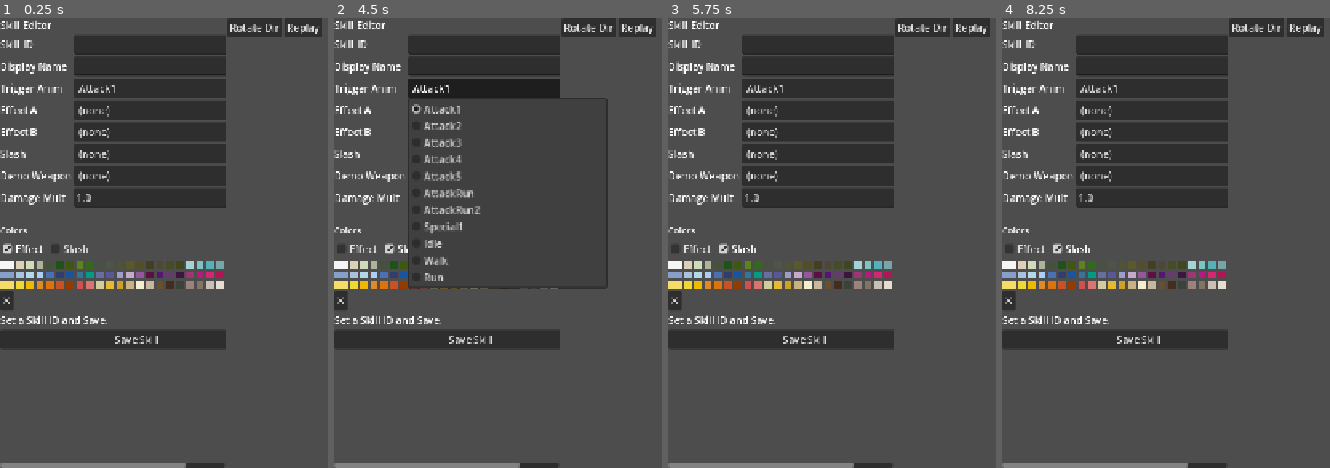
Above: before the commit, frames 1-4 (left to right).
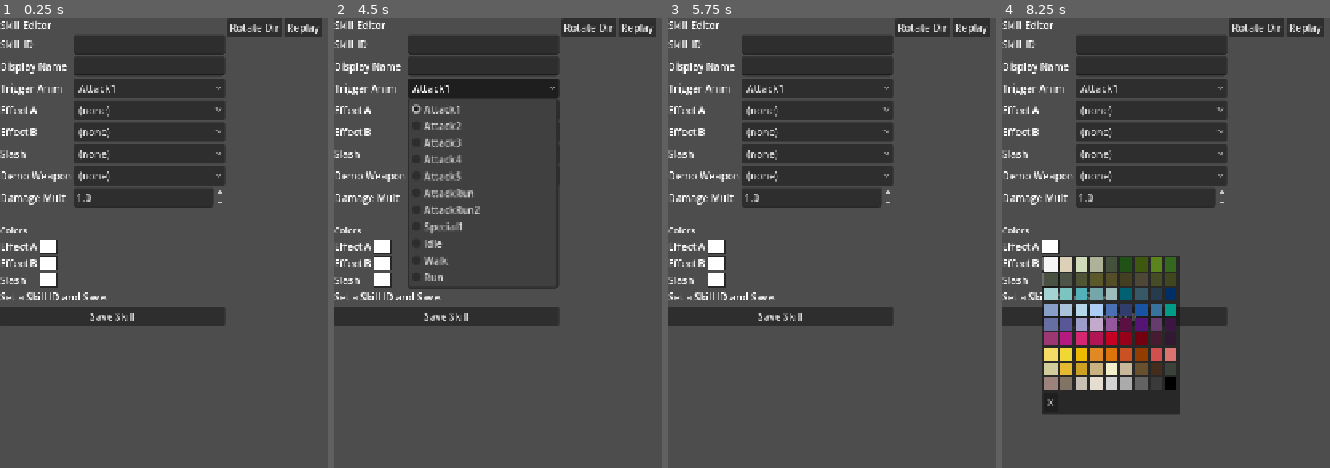
Above: after the commit, the same moments.

Repository: lenzerevans1995-coder/IsoArpg
Game: Godot game, scene res://dev_scenes/skill_editor.tscn
Same seed, same stepped clock (60 frames per second), same inputs: the game is played once before the commit and once after it. This scene is started directly instead of the project's main scene.
Inputs (mouse positions are in pixels of both pictures, inside the frame that each line leads up to):
- Up to frame 1 (0.25 s): no input
- Up to frame 2 (4.5 s): click (356, 247) at 0.5 s, where only the run before the commit has a clickable "Effect"; click (402, 247) at 1.25 s, where only the run before the commit has a clickable "Slash"; click (635, 27) at 2 s, where only the run after the commit has a clickable "Replay"; click (635, 27) at 2.75 s, where only the run after the commit has a clickable "Replay"; click (635, 27) at 3.5 s, where only the run after the commit has a clickable "Replay"; click "Attack1" at 4.25 s
- Up to frame 3 (5.75 s): click "(none)" at 5 s
- Up to frame 4 (8.25 s): click "(none)" at 5.75 s; click "(none)" at 6.5 s; click "(none)" at 7.25 s; click (1051, 247) at 8.02 s

The runs differ from the first frame. In frame 1, 9.7% of the frame differs, in the area x 0-69%, y 7-100%; in frame 2, 8.6%; in frame 3, 9.7%; in frame 4, 18%.

Commit message:
Skill editor: per-effect color popups + split effect_color into A/B
skill_def.gd: 'effect_color' field replaced by 'effect_a_color' and
'effect_b_color'. Two overlays in one skill can now read distinctly
(e.g. Magic1 in blue + Effect3 in white).

dev_scenes/skill_editor.gd: dropped the radio-toggle + monolithic
swatch grid. Replaced with three small color buttons (Effect A /
Effect B / Slash). Each button:
- Shows the current color as its fill via StyleBoxFlat
- On click, opens a PopupPanel with the 81-swatch palette + reset
  cell. Picking a swatch writes through a setter callable, recolors
  the button, and refreshes the preview. Popup auto-frees.

_load_fields_from_def now repaints all three color buttons so an
opened saved SkillDef shows its colors correctly.

Diff:
--- a/dev_scenes/skill_editor.gd
+++ b/dev_scenes/skill_editor.gd
@@ -56,7 +56,9 @@
 
 # Color state.
 var _palette: Array = []
-var _editing_color: String = "effect_color"  # which color the swatch click writes to
+# Per-effect color buttons — index 0 effect_a, 1 effect_b, 2 slash.
+# Each button's StyleBox bg_color reflects the current color.
+var _color_btns: Array = []
 
 func _ready() -> void:
 	_def = SkillDefScript.new()
@@ -134,15 +136,23 @@
 		_refresh_preview())
 	_f_dmg     = _add_spin_row(grid, "Damage Mult", 0.1, 10.0, 0.1, func(v): _def.damage_mult = float(v))
 
-	# Color editor — radio for which color to set, plus 81-swatch grid.
+	# Per-effect color pickers. Each row: a label + a swatch button. The
+	# button's fill color is the currently-assigned color for that
+	# effect; clicking opens a popup with the 81-swatch palette.
 	_add_label(left, "\nColors", 14)
-	var color_target := HBoxContainer.new(); left.add_child(color_target)
-	var radio_a := CheckBox.new(); radio_a.text = "Effect"; radio_a.button_pressed = true
-	var radio_b := CheckBox.new(); radio_b.text = "Slash"
-	radio_a.toggled.connect(func(v): if v: _editing_color = "effect_color"; radio_b.button_pressed = false)
-	radio_b.toggled.connect(func(v): if v: _editing_color = "slash_color"; radio_a.button_pressed = false)
-	color_target.add_child(radio_a); color_target.add_child(radio_b)
-	left.add_child(_build_swatch_grid())
+	var color_grid := GridContainer.new(); color_grid.columns = 2
+	left.add_child(color_grid)
+	_color_btns = [
+		_add_color_row(color_grid, "Effect A",
+			func(): return _def.effect_a_color,
+			func(c): _def.effect_a_color = c),
+		_add_color_row(color_grid, "Effect B",
+			func(): return _def.effect_b_color,
+			func(c): _def.effect_b_color = c),
+		_add_color_row(color_grid, "Slash",
+			func(): return _def.slash_color,
+			func(c): _def.slash_color = c),
+	]
 
 	# Sticky save bar at the bottom of the form.
 	_info_label = Label.new()
@@ -225,37 +235,66 @@
 	grid.add_child(sb)
 	return sb
 
-func _build_swatch_grid() -> Control:
-	var grid := GridContainer.new(); grid.columns = 27
-	grid.size_flags_horizontal = Control.SIZE_EXPAND_FILL
+# One label + one swatch button bound to a getter/setter pair on the
+# SkillDef. Clicking the button pops up the 81-swatch palette; picking
+# a swatch calls the setter, refreshes the preview, and recolors the
+# button so you can see at a glance which effect has which color.
+func _add_color_row(grid: GridContainer, label: String, getter: Callable, setter: Callable) -> Button:
+	var l := Label.new(); l.text = label; grid.add_child(l)
+	var btn := Button.new()
+	btn.custom_minimum_size = Vector2(28, 22)
+	btn.text = ""
+	_paint_color_button(btn, getter.call())
+	btn.pressed.connect(func(): _open_palette_popup(btn, getter, setter))
+	grid.add_child(btn)
+	return btn
+
+func _paint_color_button(btn: Button, color: Color) -> void:
+	var sb := StyleBoxFlat.new()
+	sb.bg_color = color
+	sb.border_width_left = 1
+	sb.border_width_right = 1
+	sb.border_width_top = 1
+	sb.border_width_bottom = 1
+	sb.border_color = Color(0, 0, 0, 0.5)
+	btn.add_theme_stylebox_override("normal", sb)
+	btn.add_theme_stylebox_override("hover", sb)
+	btn.add_theme_stylebox_override("pressed", sb)
+
+func _open_palette_popup(anchor_btn: Button, getter: Callable, setter: Callable) -> void:
+	var popup := PopupPanel.new()
+	add_child(popup)
+	var grid := GridContainer.new(); grid.columns = 9
+	popup.add_child(grid)
 	for hex in _palette:
-		var b := Button.new()
-		b.custom_minimum_size = Vector2(12, 12)
-		b.flat = false
+		var sw := Button.new()
+		sw.custom_minimum_size = Vector2(20, 20)
+		var col := Color(String(hex))
 		var sb := StyleBoxFlat.new()
-		sb.bg_color = Color(String(hex))
-		b.add_theme_stylebox_override("normal", sb)
-		b.add_theme_stylebox_override("hover", sb)
-		b.add_theme_stylebox_override("pressed", sb)
-		var col := Color(String(hex))
-		b.tooltip_text = String(hex)
-		b.pressed.connect(func(): _apply_color(col))
-		grid.add_child(b)
-	# White-reset cell.
+		sb.bg_color = col
+		sw.add_theme_stylebox_override("normal", sb)
+		sw.add_theme_stylebox_override("hover", sb)
+		sw.add_theme_stylebox_override("pressed", sb)
+		sw.tooltip_text = String(hex)
+		sw.pressed.connect(func():
+			setter.call(col)
+			_paint_color_button(anchor_btn, col)
+			_refresh_preview()
+			popup.queue_free())
+		grid.add_child(sw)
+	# Reset cell — clears to white.
 	var reset := Button.new()
 	reset.text = "✕"
-	reset.tooltip_text = "Reset to white"
-	reset.pressed.connect(func(): _apply_color(Color.WHITE))
+	reset.tooltip_text = "Reset (white)"
+	reset.pressed.connect(func():
+		setter.call(Color.WHITE)
+		_paint_color_button(anchor_btn, Color.WHITE)
+		_refresh_preview()
+		popup.queue_free())
 	grid.add_child(reset)
-	return grid
-
-func _apply_color(c: Color) -> void:
-	if _def == null: return
-	if _editing_color == "slash_color":
-		_def.slash_color = c
-	else:
-		_def.effect_color = c
-	_refresh_preview()
+	# Show next to the anchor button.
+	var origin: Vector2 = anchor_btn.global_position + Vector2(0, anchor_btn.size.y + 4)
+	popup.popup(Rect2i(int(origin.x), int(origin.y), 0, 0))
 
 # --- preview ------------------------------------------------------
 
@@ -277,10 +316,10 @@
 	if _def == null: return
 	if String(_def.effect_a_folder) != "":
 		_preview_char.call("equip", "vfx", String(_def.effect_a_folder))
-		_preview_char.call("set_tint", "vfx", _def.effect_color)
+		_preview_char.call("set_tint", "vfx", _def.effect_a_color)
 	if String(_def.effect_b_folder) != "":
 		_preview_char.call("equip", "vfx2", String(_def.effect_b_folder))
-		_preview_char.call("set_tint", "vfx2", _def.effect_color)
+		_preview_char.call("set_tint", "vfx2", _def.effect_b_color)
 	if String(_def.slash_folder) != "":
 		_preview_char.call("equip", "slash", String(_def.slash_folder))
 		_preview_char.call("set_tint", "slash", _def.slash_color)
@@ -317,6 +356,12 @@
 	_set_option_to_value(_f_effect_a, EFFECT_OPTIONS, String(_def.effect_a_folder))
 	_set_option_to_value(_f_effect_b, EFFECT_OPTIONS, String(_def.effect_b_folder))
 	_set_option_to_value(_f_slash,    SLASH_OPTIONS,  String(_def.slash_folder))
+	# Repaint color buttons so the swatches show current colors when a
+	# saved SkillDef is loaded.
+	if _color_btns.size() == 3:
+		_paint_color_button(_color_btns[0], _def.effect_a_color)
+		_paint_color_button(_color_btns[1], _def.effect_b_color)
+		_paint_color_button(_color_btns[2], _def.slash_color)
 
 func _set_option_to_value(ob: OptionButton, options: Array, value: String) -> void:
 	var idx := options.find(value)
--- a/skill_def.gd
+++ b/skill_def.gd
@@ -26,10 +26,12 @@
 # slash layer so it can be tinted independently of the body weapon.
 @export var slash_folder: String = ""
 
-# Per-layer color tints. Pulled from data/swatch_palette.json (the
-# 81-swatch palette) via the skill editor — uniform color sourcing
-# across loot rarity, character creator, and skill effects.
-@export var effect_color: Color = Color.WHITE
+# Per-layer color tints. Each effect gets its own color so two
+# overlays in a single skill can read distinctly (e.g. Magic1 aura in
+# blue + Effect3 burst in white). Pulled from the 81-swatch palette
+# via the skill editor.
+@export var effect_a_color: Color = Color.WHITE
+@export var effect_b_color: Color = Color.WHITE
 @export var slash_color: Color = Color.WHITE
 
 # Reserved for combat wiring (post-slice). Damage multiplier applied
